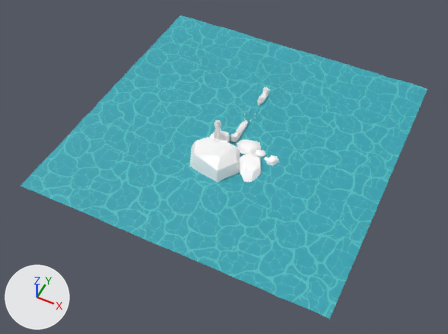
Renders of the FBX model Unity/Assets/Resources/Meshs/ChangJing/changjing6_6.fbx from each side of a commit.
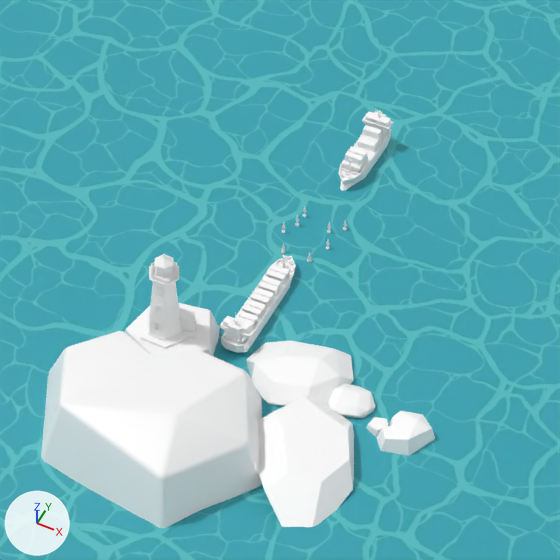
Old and new are each drawn whole from a 50 mm lens placed at (303.0, -661.0, 730.0), pointed at (0.0, -55.0, -27.0) and again close up on the part from 40% to 69% of the width and 19% to 57% of the height. Arrows for +X, +Y and +Z are at lower left; the lights stay in place. Where no turn or scale is listed for an object, it has been applied to the vertices.

Before the edit, the objects in view are built like this:
```python
ob_changjing6_6 = bpy.data.objects.new('changjing6_6', me_mesh_002)
ob_changjing6_6.location = (0.0, 0.0, 0.0)
ob_dahuolun2 = bpy.data.objects.new('DaHuoLun2', me_mesh)
ob_dahuolun2.location = (0.0, 4.3, 7.4)
ob_fupiao_green5 = bpy.data.objects.new('FuPiao_Green5', me_mesh_009)
ob_fupiao_green5.location = (5.5, 34.6, 2.9)
ob_fupiao_green6 = bpy.data.objects.new('FuPiao_Green6', me_mesh_008)
ob_fupiao_green6.location = (-5.5, 34.6, 3.1)
ob_fupiao_red1 = bpy.data.objects.new('FuPiao_Red1', me_mesh_004)
ob_fupiao_red1.location = (-10.3, 45.2, 2.9)
ob_fupiao_red12 = bpy.data.objects.new('FuPiao_Red12', me_mesh_007)
ob_fupiao_red12.location = (5.4, 52.9, 2.9)
ob_fupiao_red13 = bpy.data.objects.new('FuPiao_Red13', me_mesh_010)
ob_fupiao_red13.location = (10.3, 57.0, 2.9)
ob_fupiao_red4 = bpy.data.objects.new('FuPiao_Red4', me_mesh_003)
ob_fupiao_red4.location = (8.8, 44.4, 2.9)
ob_huolun2 = bpy.data.objects.new('HuoLun2', me_mesh_001)
ob_huolun2.location = (0.0, 95.7, 7.5)
```
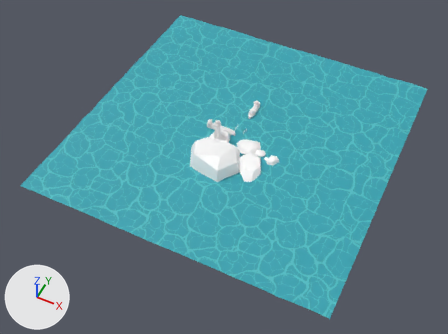
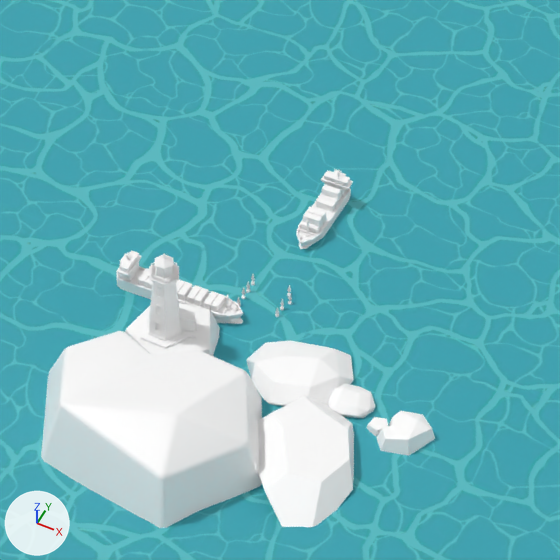
Changed parts and their boxes (x1, y1, x2, y2) in the close-ups (560 x 560 px):
'DaHuoLun2', mesh turned, moved: before (220, 255, 296, 353); after (116, 250, 243, 324)
'HuoLun2', moved: before (338, 110, 394, 191); after (296, 169, 353, 249)
'FuPiao_Red4', moved: before (326, 239, 330, 250); after (280, 299, 284, 310)
'FuPiao_Red12', moved: before (327, 222, 331, 233); after (288, 293, 292, 304)
'FuPiao_Red11', moved: before (302, 206, 306, 218); after (251, 274, 255, 286)
'FuPiao_Green5', moved: before (307, 253, 311, 262); after (275, 307, 279, 317)
'FuPiao_Red13', moved: before (343, 220, 347, 230); after (287, 285, 291, 297)
'FuPiao_Green6', moved: before (281, 244, 285, 254); after (237, 297, 241, 306)

What the commit changed:
me_mesh has 1225 vertices, 1097 faces and spans x -5.8..5.8, y -26.4..26.4, z -9.6..9.6.
me_mesh is used by ob_dahuolun2; location (0.0, 4.3, 7.4).
me_mesh part 1: the whole mesh is turned -90 degrees about the z axis through its middle.
Object 'FuPiao_Green6' (ob_fupiao_green6) moves from (-5.5, 34.6, 3.1) to (-9.2, 3.2, 0.6).
Object 'FuPiao_Red4' (ob_fupiao_red4) moves from (8.8, 44.4, 2.9) to (7.1, 7.1, 2.9).
Object 'DaHuoLun2' (ob_dahuolun2) moves from (0.0, 4.3, 7.4) to (-29.5, -4.6, 6.3).
Object 'FuPiao_Red13' (ob_fupiao_red13) moves from (10.3, 57.0, 2.9) to (6.4, 14.7, 2.9).
Object 'FuPiao_Red12' (ob_fupiao_red12) moves from (5.4, 52.9, 2.9) to (8.4, 11.0, 2.9).
Object 'FuPiao_Red10' (ob_fupiao_red10) moves from (-7.2, 51.1, 2.9) to (-9.1, 11.2, 1.4).
Object 'FuPiao_Green5' (ob_fupiao_green5) moves from (5.5, 34.6, 2.9) to (6.9, 3.2, 2.2).
Object 'HuoLun2' (ob_huolun2) moves from (0.0, 95.7, 7.5) to (0.0, 56.7, 7.6).
Object 'FuPiao_Red11' (ob_fupiao_red11) moves from (-6.9, 57.0, 2.9) to (-9.0, 15.2, 2.0).
Object 'FuPiao_Red1' (ob_fupiao_red1) moves from (-10.3, 45.2, 2.9) to (-9.1, 7.2, 1.4).
